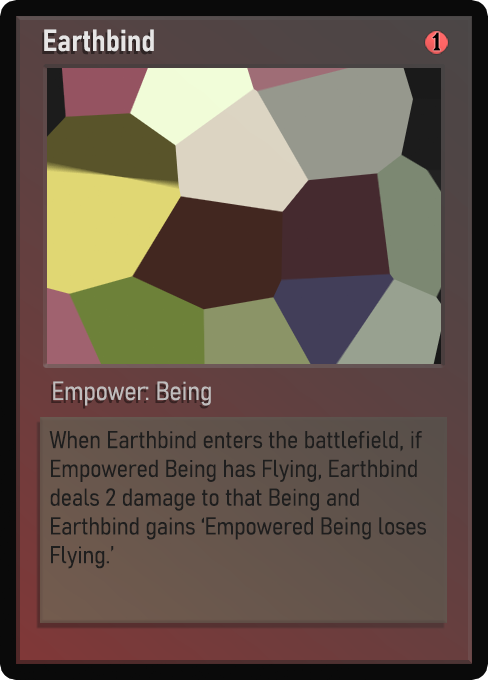
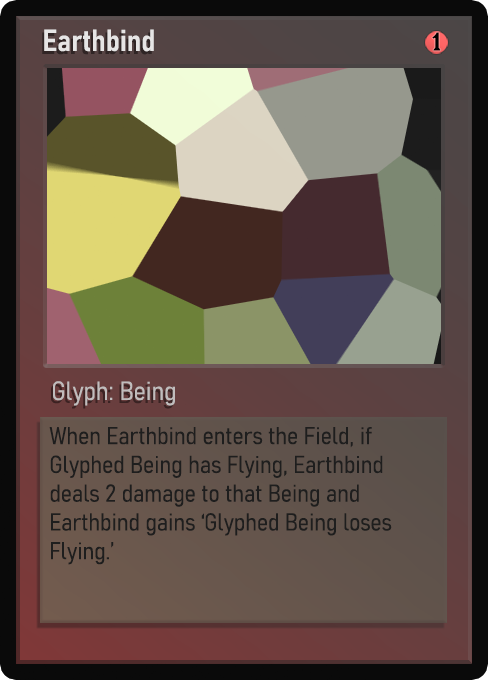
Before/after of a 488×680 layered artwork. What changed in the layer stack:
painted on "Class" over [53, 381, 211, 406]
painted on "Desc_norm" over [49, 427, 426, 569]
